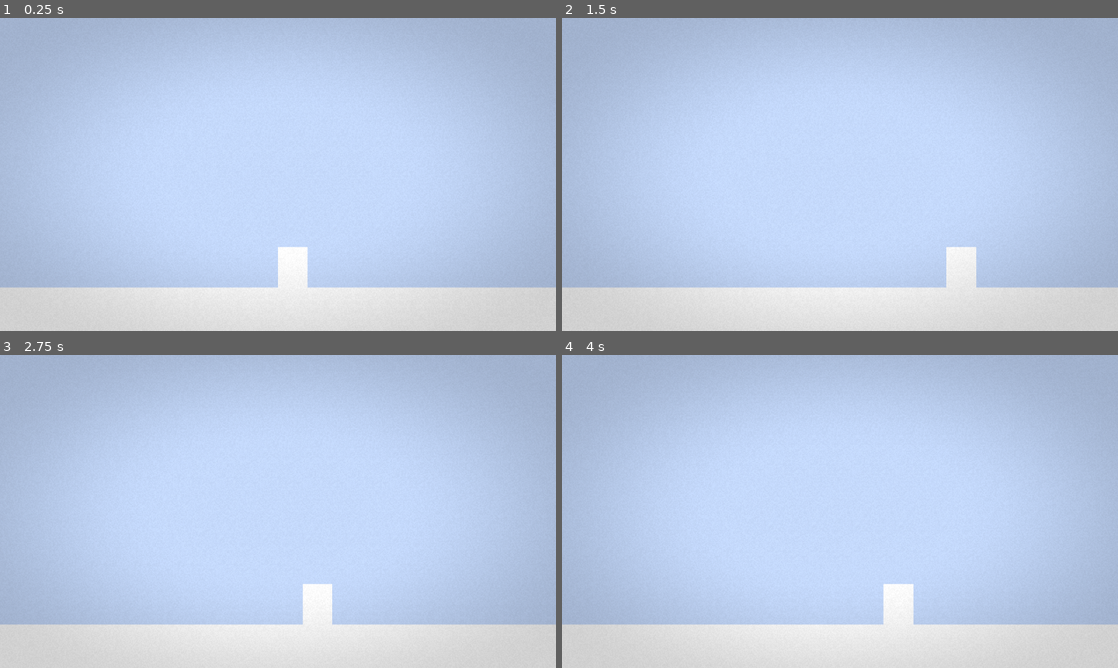
Above: before the commit, frames 1-4 (two rows, left to right).
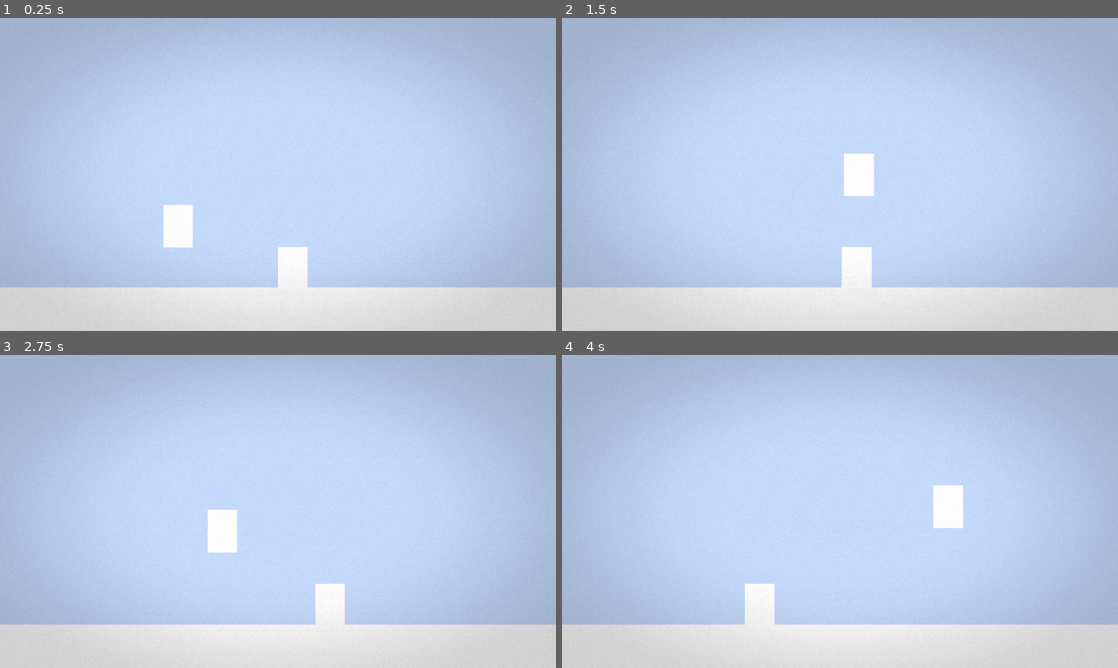
Above: after the commit, the same moments.

Repository: Protheek-1/mass-effect
Game: Godot game, scene res://main.tscn
Two runs of this game, one before a commit and one after it. Both use one fixed random seed, a clock stepped at 60 frames per second and the inputs below.
Inputs (mouse positions are in pixels of both pictures, inside the frame that each line leads up to):
- Up to frame 1 (0.25 s): no input
- Up to frame 2 (1.5 s): tap Enter at 0.5 s; move the mouse to (962, 158) at 0.52 s; hold Right (ui_right) 0.53-1.25 s; tap Space (swap_charectar, bound only after the commit) at 0.6 s; click (962, 158) at 0.67 s; tap W (jump, bound only after the commit) at 0.77, 0.8, 1.07 s; drag from (728, 190) to (812, 237) at 1.27 s
- Up to frame 3 (2.75 s): move the mouse to (333, 442) at 2.02 s; hold Left (ui_left) from 2.03 s (still down); tap Space (swap_charectar, bound only after the commit) at 2.1 s; tap W (jump, bound only after the commit) at 2.3 s
- Up to frame 4 (4 s): release Left (ui_left) at 2.75 s; drag from (812, 574) to (673, 464) at 2.77 s; tap Space (swap_charectar, bound only after the commit) at 3.5 s; move the mouse to (1006, 558) at 3.52 s; hold Right (ui_right) from 3.53 s (still down); tap Keypad Enter at 3.6 s; tap W (jump, bound only after the commit) at 3.77, 3.8 s

The runs differ from the first frame. In frame 1, 0.7% of the frame differs, in the area x 29-35%, y 59-74%; in frame 2, 2.2%; in frame 3, 1.3%; in frame 4, 2.2%, in the area x 32-73%, y 41-87%.

Commit message:
Added charectar swwapping

Diff:
--- a/camera_2d.gd
+++ b/camera_2d.gd
@@ -1,6 +1,7 @@
 extends Camera2D
 
 @export var player: CharacterBody2D
+
 
 const ROOM_WIDTH: float = 320.0
 const ROOM_HEIGHT: float = 180.0
--- a/heavy.gd
+++ b/heavy.gd
@@ -6,20 +6,33 @@
 @export var fall_gravity_mult = 2.4
 @export var acceleration: float = 250
 @export var friction: float = 300
+@export var is_active: bool = true
 
 var base_gravity = ProjectSettings.get_setting("physics/2d/default_gravity")
 
 func _physics_process(delta: float) -> void:
+
+
+	if Input.is_action_just_pressed("swap_charectar"):
+		if is_active == true:
+			is_active = false
+		else:
+			is_active = true
+	if not is_active:
+		velocity.x = move_toward(velocity.x, 0, friction * delta)
+		if not is_on_floor():
+			velocity.y += base_gravity * delta * fall_gravity_mult
+		move_and_slide()
+		return
 
 	if not is_on_floor():
 		if velocity.y < 0:
 			velocity.y += base_gravity * delta * rise_gravity_mult
 		else:
 			velocity.y += base_gravity * delta * fall_gravity_mult
+	if Input.is_action_just_pressed("jump") and is_on_floor():
+		velocity.y = jump_velocity
 
-	# Handle jump.
-	if Input.is_action_just_pressed("ui_up") and is_on_floor():
-		velocity.y = jump_velocity
 	var direction := Input.get_axis("ui_left", "ui_right")
 
 	if direction != 0:
--- /dev/null
+++ b/light.gd
@@ -0,0 +1,42 @@
+extends CharacterBody2D
+
+@export var speed: float = 90.0
+@export var jump_velocity : float = -340.0
+@export var rise_gravity_mult = 0.8
+@export var fall_gravity_mult = 0.6
+@export var acceleration: float = 450
+@export var friction: float = 100
+@export var is_active: bool = false
+
+var base_gravity = ProjectSettings.get_setting("physics/2d/default_gravity")
+
+func _physics_process(delta: float) -> void:
+
+	if Input.is_action_just_pressed("swap_charectar"):
+		if is_active == true:
+			is_active = false
+		else:
+			is_active = true
+	if not is_active:
+		velocity.x = move_toward(velocity.x, 0, friction * delta)
+		if not is_on_floor():
+			velocity.y += base_gravity * delta * fall_gravity_mult
+		move_and_slide()
+		return
+
+	if not is_on_floor():
+		if velocity.y < 0:
+			velocity.y += base_gravity * delta * rise_gravity_mult
+		else:
+			velocity.y += base_gravity * delta * fall_gravity_mult
+	if Input.is_action_just_pressed("jump") and is_on_floor():
+		velocity.y = jump_velocity
+
+	var direction := Input.get_axis("ui_left", "ui_right")
+
+	if direction != 0:
+		velocity.x = move_toward(velocity.x, direction * speed, acceleration * delta)
+	else:
+		velocity.x = move_toward(velocity.x, 0, friction * delta)
+
+	move_and_slide()
--- /dev/null
+++ b/light.tscn
@@ -0,0 +1,18 @@
+[gd_scene format=3 uid="uid://cmd3nt20uqo65"]
+
+[ext_resource type="Script" uid="uid://dgg8ii8tybj6l" path="res://light.gd" id="1_hdgcg"]
+
+[sub_resource type="RectangleShape2D" id="RectangleShape2D_we4ua"]
+size = Vector2(105, 149)
+
+[node name="Light" type="CharacterBody2D" unique_id=199912418]
+scale = Vector2(0.16, 0.16)
+script = ExtResource("1_hdgcg")
+
+[node name="CollisionShape2D" type="CollisionShape2D" parent="." unique_id=1147086959]
+position = Vector2(54.5, 77.5)
+shape = SubResource("RectangleShape2D_we4ua")
+
+[node name="ColorRect" type="ColorRect" parent="." unique_id=606662971]
+offset_right = 107.0
+offset_bottom = 153.0
--- a/main.tscn
+++ b/main.tscn
@@ -4,6 +4,9 @@
 [ext_resource type="Shader" uid="uid://b5cepsx5pdx7i" path="res://main.gdshader" id="1_ig7tw"]
 [ext_resource type="PackedScene" uid="uid://v1700ihoo13t" path="res://heavy.tscn" id="2_1bvp3"]
 [ext_resource type="Script" uid="uid://ddfweg6ov2qeo" path="res://filter.gd" id="3_h2yge"]
+[ext_resource type="PackedScene" uid="uid://cmd3nt20uqo65" path="res://light.tscn" id="4_272bh"]
+
+[sub_resource type="GDScript" id="GDScript_lquwl"]
 
 [sub_resource type="RectangleShape2D" id="RectangleShape2D_dcsxo"]
 size = Vector2(1895, 914)
@@ -18,6 +21,7 @@
 shader_parameter/swap_pulse = 0.0
 
 [node name="Main" type="Node2D" unique_id=455958899]
+script = SubResource("GDScript_lquwl")
 
 [node name="ColorRect" type="ColorRect" parent="." unique_id=1408265289]
 offset_left = -521.0
@@ -46,6 +50,9 @@
 
 [node name="Heavy" parent="." unique_id=1903036429 instance=ExtResource("2_1bvp3")]
 
+[node name="Light" parent="." unique_id=199912418 instance=ExtResource("4_272bh")]
+position = Vector2(-66, -2)
+
 [node name="Filter" type="ColorRect" parent="." unique_id=1532236078]
 z_index = 2
 material = SubResource("ShaderMaterial_dcsxo")
--- a/project.godot
+++ b/project.godot
@@ -28,6 +28,20 @@
 
 enabled=PackedStringArray("res://addons/gittydot/plugin.cfg", "res://addons/godot_super-wakatime/plugin.cfg")
 
+[input]
+
+jump={
+"deadzone": 0.2,
+"events": [Object(InputEventKey,"resource_local_to_scene":false,"resource_name":"","device":-1,"window_id":0,"alt_pressed":false,"shift_pressed":false,"ctrl_pressed":false,"meta_pressed":false,"pressed":false,"keycode":0,"physical_keycode":87,"key_label":0,"unicode":119,"location":0,"echo":false,"script":null)
+, Object(InputEventKey,"resource_local_to_scene":false,"resource_name":"","device":-1,"window_id":0,"alt_pressed":false,"shift_pressed":false,"ctrl_pressed":false,"meta_pressed":false,"pressed":false,"keycode":0,"physical_keycode":4194320,"key_label":0,"unicode":0,"location":0,"echo":false,"script":null)
+]
+}
+swap_charectar={
+"deadzone": 0.2,
+"events": [Object(InputEventKey,"resource_local_to_scene":false,"resource_name":"","device":-1,"window_id":0,"alt_pressed":false,"shift_pressed":false,"ctrl_pressed":false,"meta_pressed":false,"pressed":false,"keycode":0,"physical_keycode":32,"key_label":0,"unicode":32,"location":0,"echo":false,"script":null)
+]
+}
+
 [physics]
 
 3d/physics_engine="Jolt Physics"
Not shown, added: light.gd.uid
